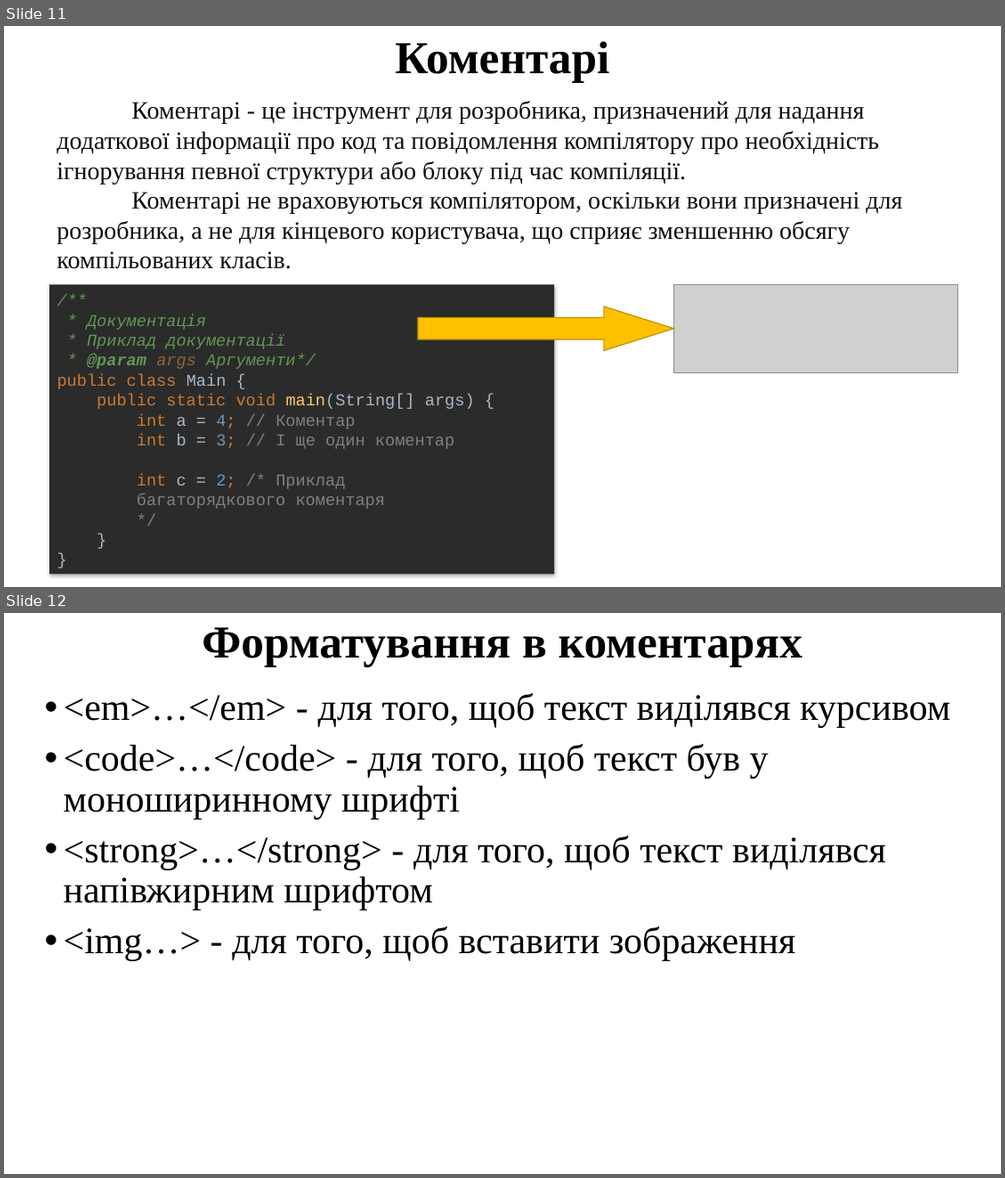
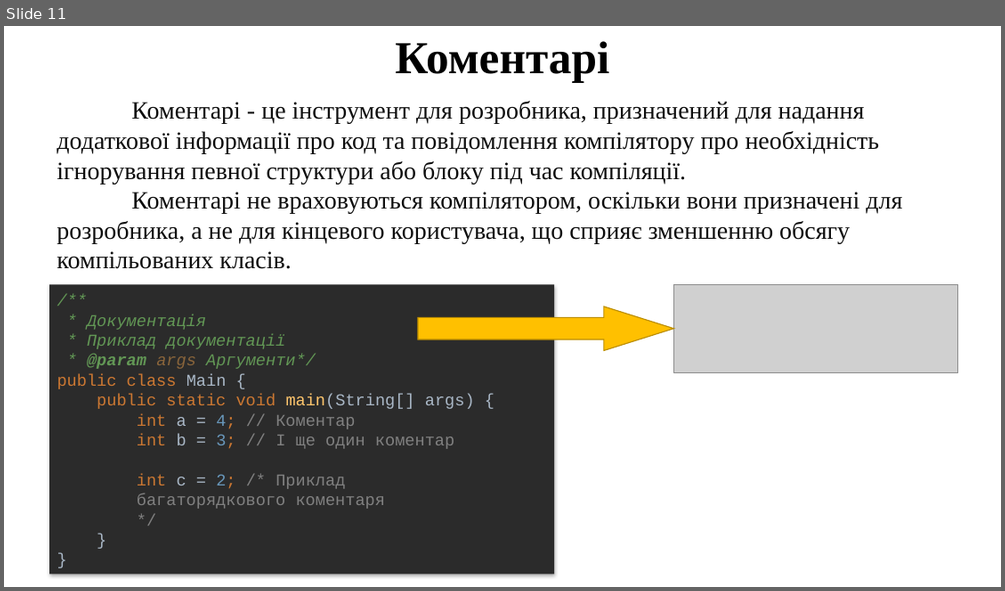
Before and after one commit to arg3ntuum/JavaCourse, a slide deck: Java Урок 2 Змінні. Перетворення типів. БО.pptx. Shown one above the other, each under a label of ours: slides 11 and 12 before the commit, slide 11 after it. The pictures are 1005x1178 and 1005x591 pixels, drawn with LibreOffice and Linux fonts; fonts in the diff are those of the drawing; grey boxes stand for pictures. Boxes give left, top, right and bottom in pixels: in the first picture for what was removed or moved away, otherwise in the second. Text is boxed around its words. In the diff, an @@ line names an element or a change of style, - is before the commit and + after.

```diff
--- a/Java Урок 2 Змінні. Перетворення типів. БО.pptx
+++ b/Java Урок 2 Змінні. Перетворення типів. БО.pptx
@@ slide 12 removed at box(4, 613, 1001, 1174), background #FFFFFF @@
@@ title removed at box(202, 627, 802, 667) @@
-Форматування в коментарях
@@ text removed at box(64, 693, 950, 960) @@
-• <em>…</em> - для того, щоб текст виділявся курсивом
-• <code>…</code> - для того, щоб текст був у моноширинному шрифті
-• <strong>…</strong> - для того, щоб текст виділявся напівжирним шрифтом
-• <img…> - для того, щоб вставити зображення
```
Also in this commit, not shown: 1 slide changed, 1 other slide removed.
